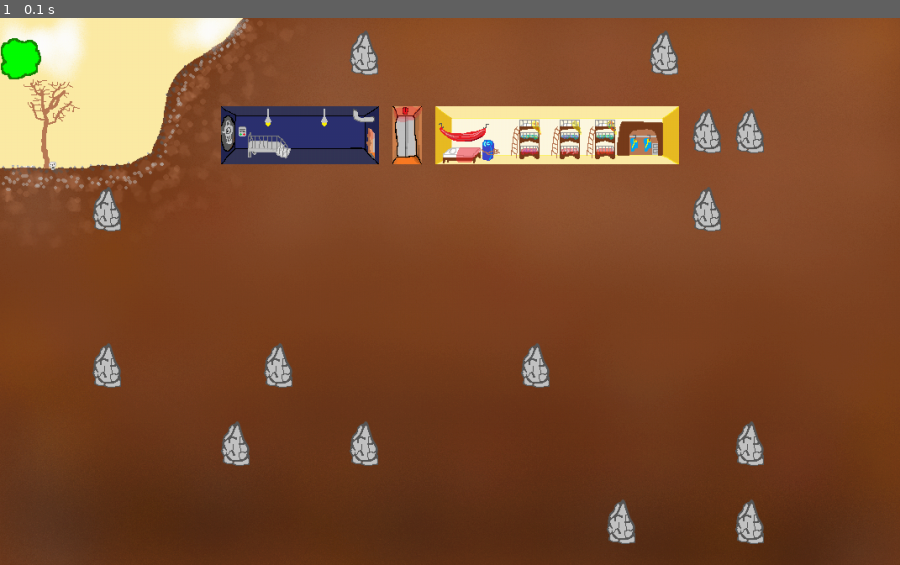
Above: before the commit, frame 1.
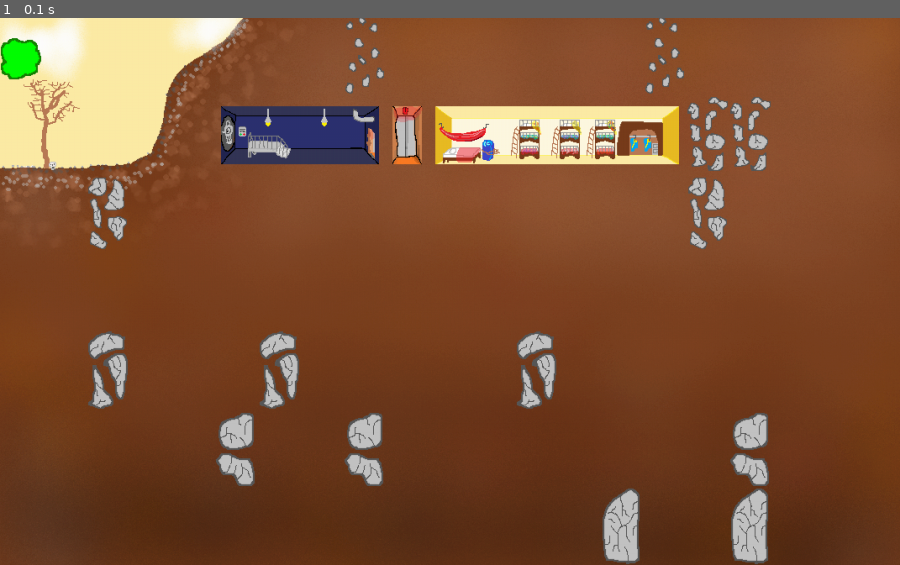
Above: after the commit, the same moment.

Repository: erickxbliv/Jogo-pygame
Game: pygame game, started from main.py
The game is run twice, just before and just after one commit, with the same random seed, the same clock (stepped at 60 frames per second) and the same inputs.
Inputs:
- Up to frame 1 (0.1 s): no input

The runs differ from the first frame. In frame 1, 5.0% of the frame differs, in the area x 9-86%, y 0-100%.

Commit message:
finalizado o sistema de pedras

Diff:
--- a/blueprint.py
+++ b/blueprint.py
@@ -2,9 +2,16 @@
 from random import seed
 from random import randint
 
-def salvar():
+#este modulo trabalha apenas quando um jogo é iniciado ou quando um jogo é salvo
+#se for novo, as celulas precisam ser preenchidas genericamente. Se carregado, ele lê os dados salvos.
+
+
+def salvar(lista, jogo):
     pass
 
+
+def carregar(lista, jogo):
+    pass
 
 
 def iniciar_generico(lista, dados):         #enviar apenas dados do menu ou todo o jogo? Pq aqui que vai ser salvo ne
@@ -31,7 +38,7 @@
     #preencher celulas com dados genericos
 
     parar = False
-    ide = 1 #contador
+    ide = 1
 
     while parar == False:
 
@@ -62,7 +69,6 @@
 
     lista[0].coordenadas = (0,0)
     lista[0].imagem()
-    #lista[0].obj = pygame.image.load(path.join('sistema', 'configuracoes.png'))
 
     #a partir aqui vamos preencher os dados corretos pra porta, quarto e elevador que vem de padrão
 
@@ -72,7 +78,7 @@
         lista[entrada].pedra = False
         lista[entrada].vazio = False
         lista[entrada].tipo = "porta"   #lembrando que a porta e indestrutivel
-        lista[entrada].consumo = 25 #ainda em testes esse valor, mas lembrando que aqui corresponde a uma celula sozinha
+        lista[entrada].consumo = 25     #ainda em testes esse valor, mas lembrando que aqui corresponde a uma celula sozinha
         lista[entrada].lvl = '1'
         entrada += 1
 
@@ -119,6 +125,3 @@
         lista[contagem].imagem()
         print(vars(lista[contagem]))            #teste
         contagem += 1
-
-    #aqui salvar o arquivo
-    salvar()
--- a/celulas.py
+++ b/celulas.py
@@ -32,7 +32,9 @@
 
         #if self.obj != None: return
         #pedras aleatorias
-        if self.pedra == True: self.obj = pygame.image.load(path.join('cenario', 'pedra.png'))
+        if self.pedra == True:
+            alt = ((self.id-1) // 21)
+            self.obj = pygame.image.load(path.join('cenario', 'pedra' + str(alt) + '.png'))
         else:
             if self.vazio == False:
                 imagem = (self.tipo + self.lvl + self.situacao + ".png")
--- a/funcoes.py
+++ b/funcoes.py
@@ -49,3 +49,24 @@
                             celula.pedra = False
                             jogo.dinheiro = jogo.dinheiro - preco
                             return
+
+
+
+
+def achar_celula(position):
+
+    pos_x, pos_y = position
+    x = 1020
+    y = 558
+    achei = False
+    while achei == False:
+        if pos_y < y: y -= 93
+        else: achei = True
+    achei = False
+    while achei == False:
+        if pos_x < x: x -= 51
+        else: achei = True
+    y = (y // 93) * 21
+    x = (x//51) + 1
+    pos_vetor = (x + y) - 1
+    return pos_vetor
--- a/main.py
+++ b/main.py
@@ -24,17 +24,10 @@
 jogo = geral()
 menu.menu(jogo)
 
-
-
-
-
 if jogo.dados.carregar == False:
     blueprint.iniciar_generico(celulas.lista,jogo.dados)
-
-if jogo.dificuldade == "facil": jogo.dinheiro = 5000
-else: jogo.dinheiro = 2000
-
-
+    blueprint.salvar(celulas.lista,jogo)
+else: blueprint.carregar(celulas.lista,jogo)
 
 #compensa mais não mostrar a pretendencia quando se tem pedra, do que ter uma função pra atualizar as pedras quebradas e outra pra
 
@@ -43,15 +36,11 @@
 #configuracoes = pygame.image.load("configuracoes.png")   #pode ficar "alocado" na celula 1 (0,0), e assim se sabe se foi aberta.
 
 #sera se compensava eu ter os dados do jogo numa classe?
-coordenadas = w, z = 0, 0
 preto = 0, 0, 0
-dinheiro = 999999
 horario = 1
-sistema_atual = "espectador"        #modos: espectador - visualizar o bunker, construir - visualizar onde construir, espiar - assistir uma sala individualmente
-achei = False
+sistema_atual = "espectador"
+#modos: espectador - visualizar o bunker, construir - visualizar onde construir, espiar - assistir uma sala individualmente
 #clock tick
-
-lista = []
 
 while True:
 
@@ -61,42 +50,13 @@
             position = pos_x, pos_y = pygame.mouse.get_pos()
             #se clicar numa sala, tem que abrir ela
 
+
+
             if sistema_atual == "espectador":
-                x = 1020
-                y = 558
-                achei = False
-                while achei == False:
-                    if pos_y < y: y -= 93
-                    else: achei = True
-                achei = False
-                while achei == False:
-                    if pos_x < x: x -= 51
-                    else: achei = True
-                y = (y // 93) * 21
-                x = (x//51) + 1
-                pos_vetor = (x + y) - 1         #transformar isso numa funcao, achar o ide
-
-                #print(pos_vetor)
+                pos_vetor = funcoes.achar_celula(position)
 
                 if celulas.lista[pos_vetor].pedra == True:
                     funcoes.minerar(jogo, celulas.lista[pos_vetor])
-
-
-
-
-
-
-                    #remocao = tirar_pedra()
-                    #remocao = True
-                    #if remocao == True:
-                        #y = (y // 21) * 93  #pegando o y de volta, pois quanto mais embaixo mais caro
-                        #dinheiro = dinheiro - ((y * 50) + 50)
-                        #celulas.lista[pos_vetor].pedra = False
-                        #atualizar_pretendencia_d1_celula(pos_vetor,lista)
-
-                        #print(celulas.lista[pos_vetor].pedra)
-
-                        #verificar_pretendencia
             elif sistema_atual == "construir":
                 #selecionar qual comprar atraves de um menu, sera se isso tambem deveria ser uma classe?
                 funcoes.construir()
--- a/menu.py
+++ b/menu.py
@@ -39,6 +39,9 @@
     dificuldade = "facil"
     carregar = False
 
+    if dificuldade == "facil": jogo.dinheiro = 5000
+    else: jogo.dinheiro = 2000
+
     jogo.dados = dados(dificuldade,carregar,posicao,nome)
 
     #return
Binary file removed: cenario/pedra.png
Binary file added: cenario/pedra0.png
Binary file added: cenario/pedra1.png
Binary file added: cenario/pedra2.png
Binary file added: cenario/pedra3.png
Binary file added: cenario/pedra4.png
Binary file added: cenario/pedra5.png
Binary file added: cenario/pedra6.png
Binary file added: sistema/sistemaaberto.png
